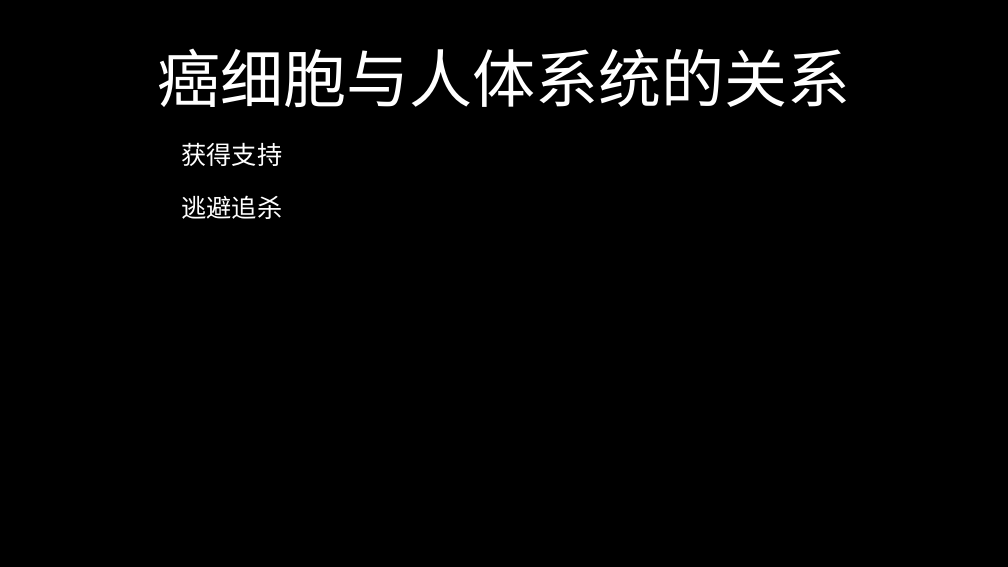
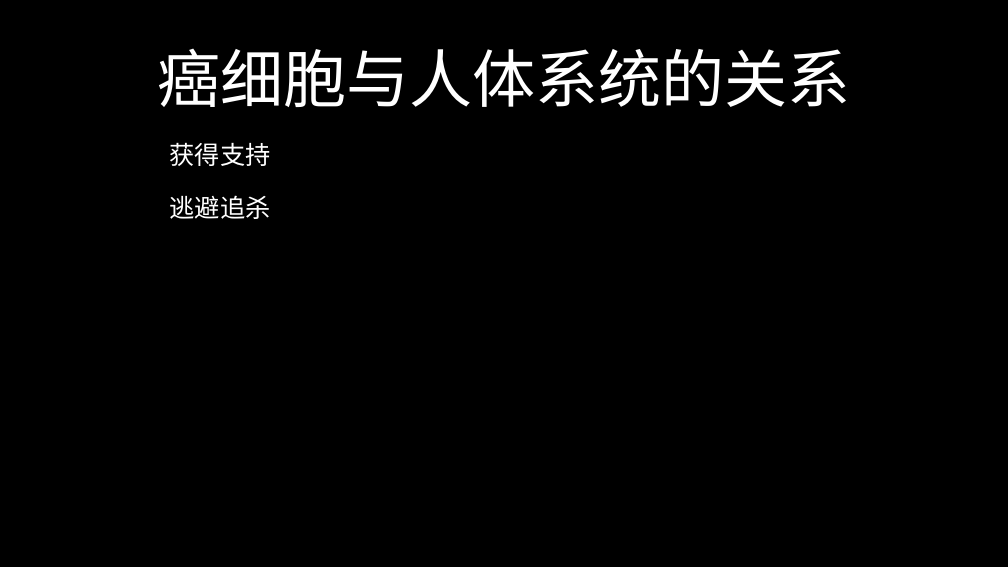
Before and after one commit to FredJiangFei/freetalk, a slide deck: slide 14 of 癌症/癌症.pptx (slide 12 before the commit). Drawn at 1008x567 pixels with LibreOffice and Linux fonts; fonts in the diff are those of the drawing. Boxes give left, top, right and bottom in pixels: in the first picture for what was removed or moved away, otherwise in the second. Text is boxed around its words. In the diff, an @@ line names an element or a change of style, - is before the commit and + after.

```diff
--- a/癌症/癌症.pptx
+++ b/癌症/癌症.pptx
@@ text "获得支持": place and size @@
-text "获得支持" at (181, 142, 282, 166)
+text "获得支持" at (170, 142, 271, 166)
@@ text "逃避追杀": place and size @@
-text "逃避追杀" at (181, 195, 282, 219)
+text "逃避追杀" at (170, 195, 271, 219)
```
Also in this commit, not shown: 9 other slides changed, 6 slides added, 1 other file.
